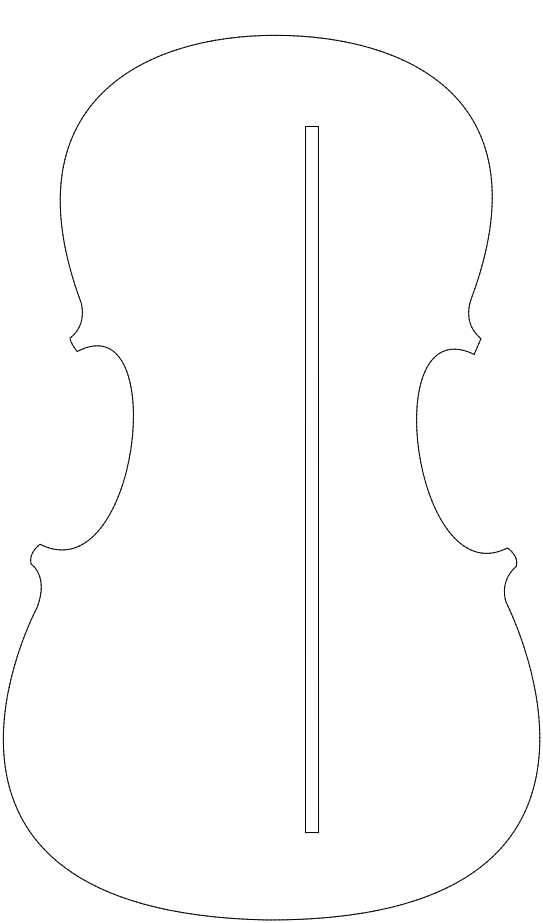
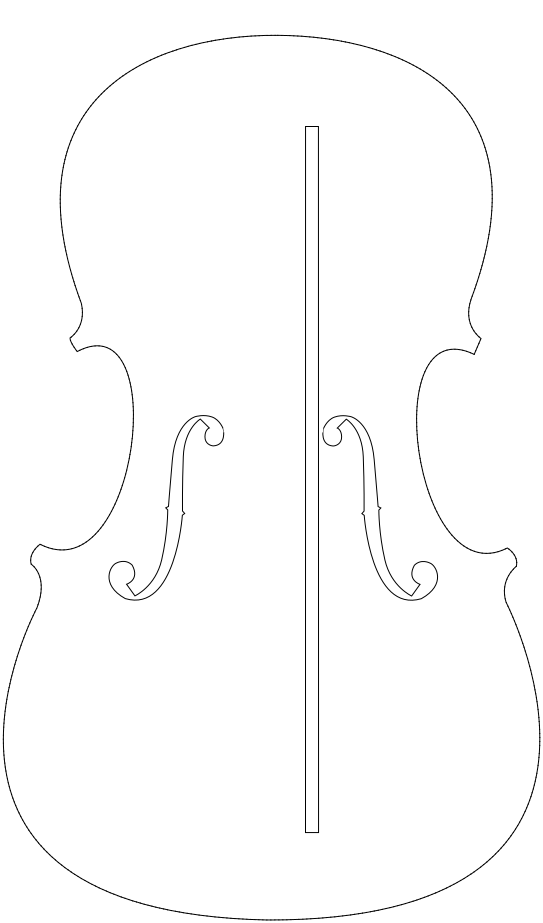
Two versions of the same layered image (543x923). Layer-by-layer changes:
added layer "f-holes" above "bass bar" over (x1=108, y1=415, x2=439, y2=601)
